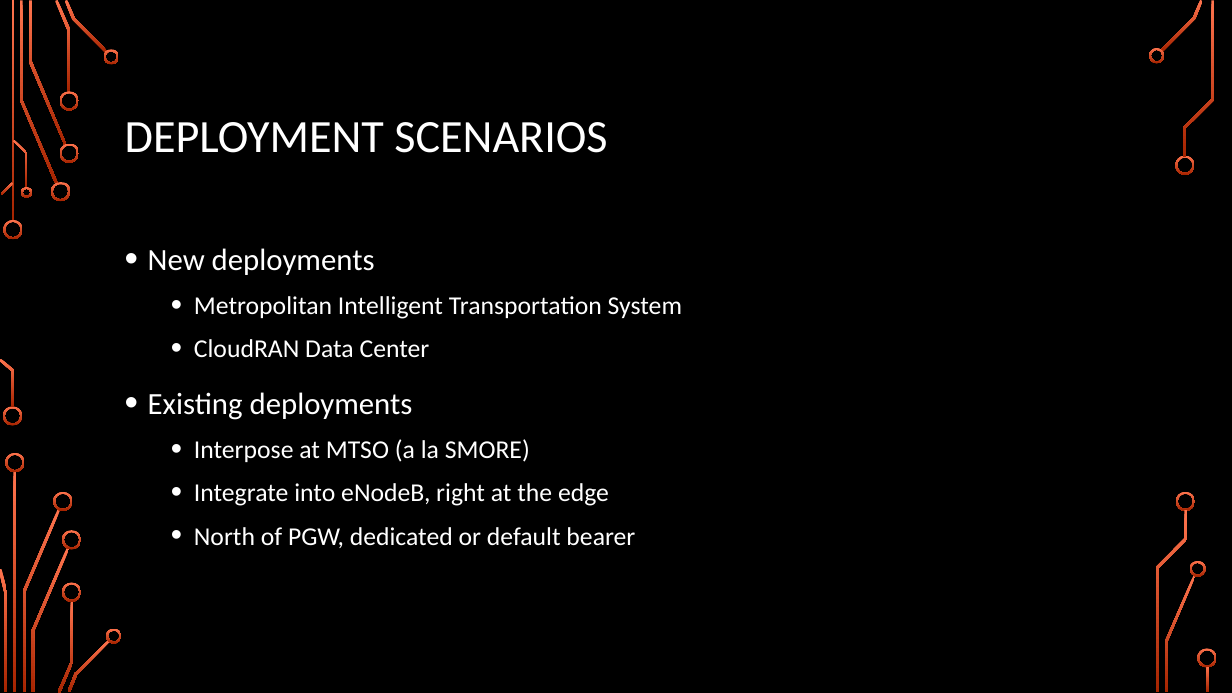
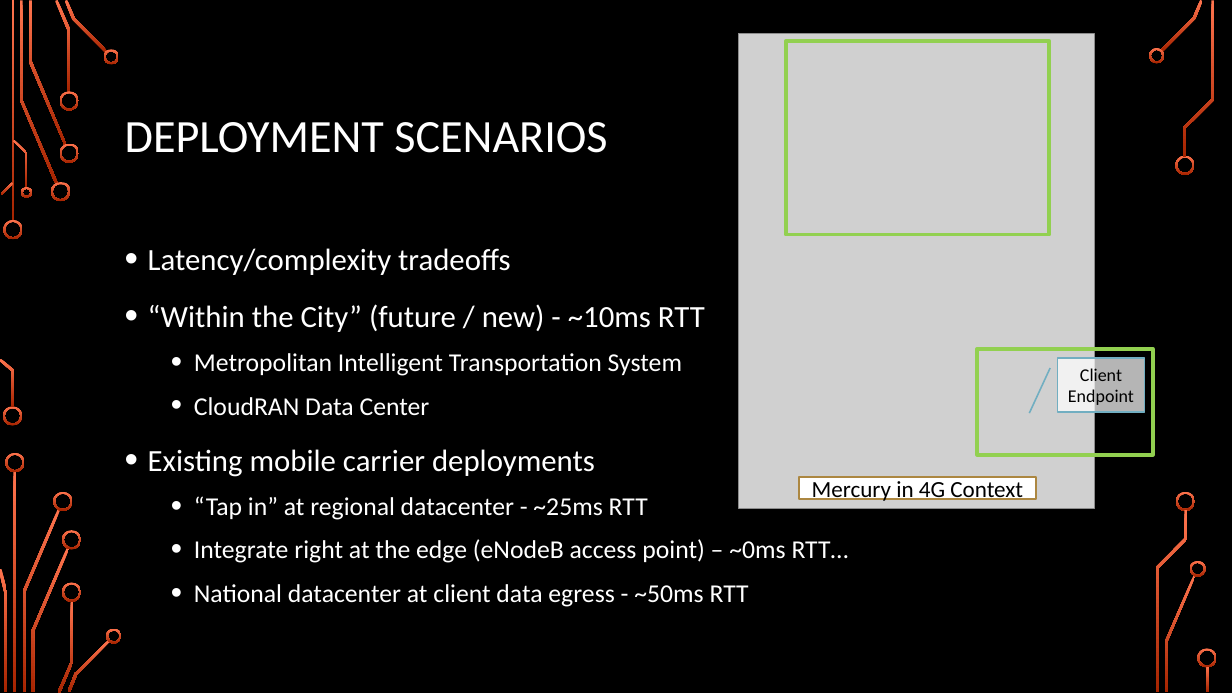
Before and after one commit to TejaKommineni/Mercury, a slide deck: slide 18 of presentation/Mercury-Part1.pptx (slide 14 before the commit). Drawn at 1232x693 pixels with LibreOffice and Linux fonts; fonts in the diff are those of the drawing; grey boxes stand for pictures; background and template pictures are left out. Boxes give left, top, right and bottom in pixels: in the first picture for what was removed or moved away, otherwise in the second. Text is boxed around its words. In the diff, an @@ line names an element or a change of style, - is before the commit and + after.

```diff
--- a/presentation/Mercury-Part1.pptx
+++ b/presentation/Mercury-Part1.pptx
@@ picture added at <box>739,34,1095,509</box> @@
@@ rectangle added at <box>786,42,1049,235</box>, outline #92D050 3 pt @@
@@ text at <box>148,248,705,332</box>: text changed @@
-• New deployments
+• Latency/complexity tradeoffs
+• “Within the City” (future / new) - ~10ms RTT
@@ rectangle added at <box>978,349,1153,456</box>, outline #92D050 3 pt @@
@@ border callout added at <box>1057,358,1144,412</box>, fill #FFFFFF at 71% opacity, outline #71AEC1 1.25 pt, 14 pt, text #000000 @@
+Client Endpoint
@@ text at <box>148,449,849,607</box>: text changed @@
-• Existing deployments
-  • Interpose at MTSO (a la SMORE)
-  • Integrate into eNodeB, right at the edge
-  • North of PGW, dedicated or default bearer
+• Existing mobile carrier deployments
+  • “Tap in” at regional datacenter - ~25ms RTT
+  • Integrate right at the edge (eNodeB access point) – ~0ms RTT…
+  • National datacenter at client data egress - ~50ms RTT
@@ rectangle added at <box>799,477,1036,499</box>, fill #FFFFFF, outline #AC8741 1.25 pt, 18 pt, text #000000 @@
+Mercury in 4G Context
```
Also in this commit, not shown: 10 other slides changed, 6 slides added, 4 slides removed.
